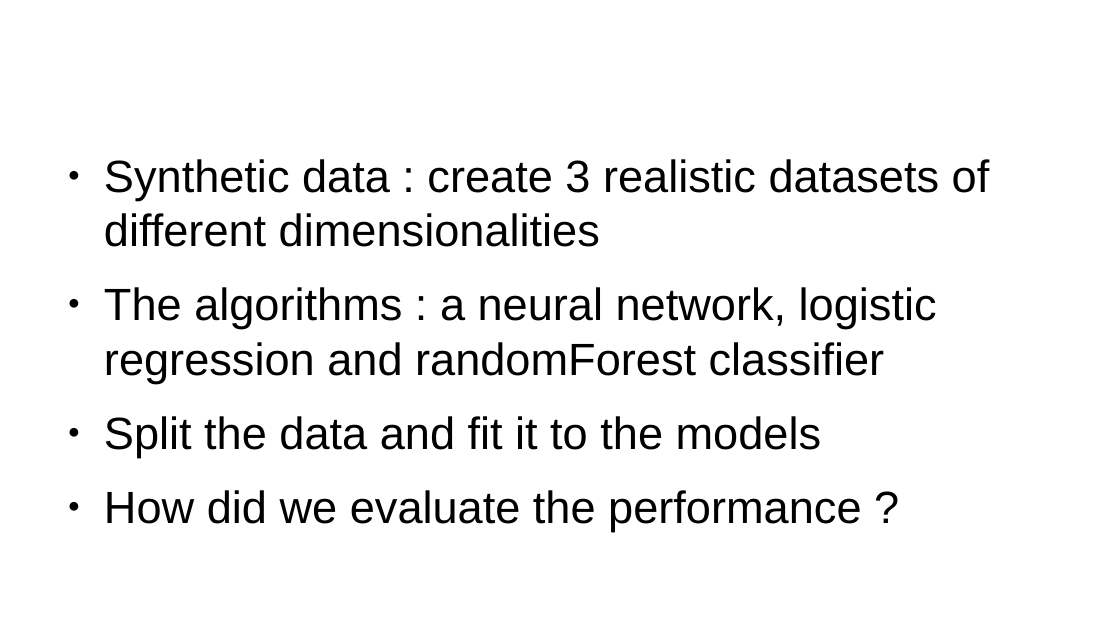
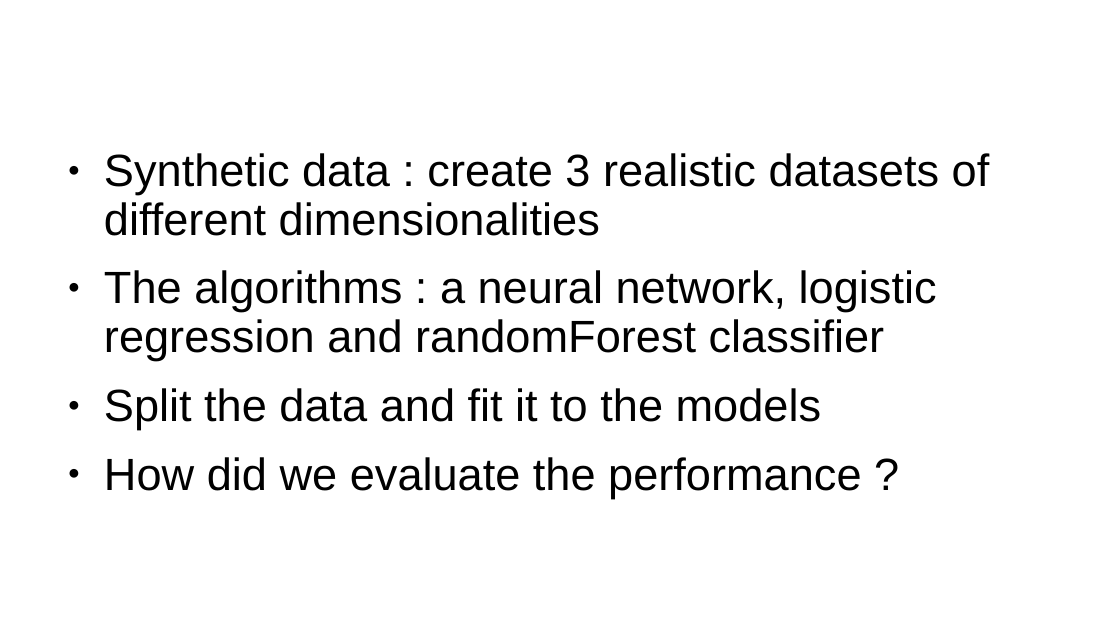
Before and after one commit to whalit/SFML-Project, a slide deck: slide 4 of presentation_Project.odp. Drawn at 1120x630 pixels with LibreOffice and Linux fonts; fonts in the diff are those of the drawing. Boxes give left, top, right and bottom in pixels: in the first picture for what was removed or moved away, otherwise in the second. Text is boxed around its words. In the diff, an @@ line names an element or a change of style, - is before the commit and + after.

```diff
--- a/presentation_Project.odp
+++ b/presentation_Project.odp
@@ text "Synthetic data : create 3 ..." at (104, 153, 990, 498): indent changed; line spacing 1 to 0.9 @@
```
Also in this commit, not shown: 4 other slides changed, 7 slides added.
